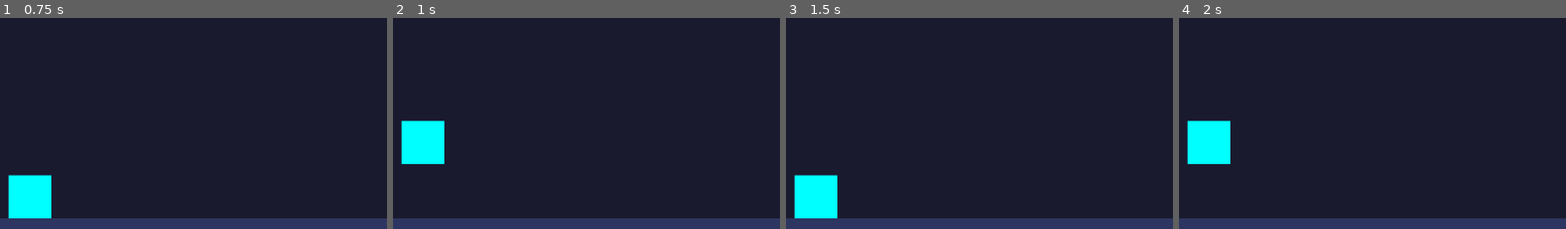
Above: before the commit, frames 1-4 (left to right).
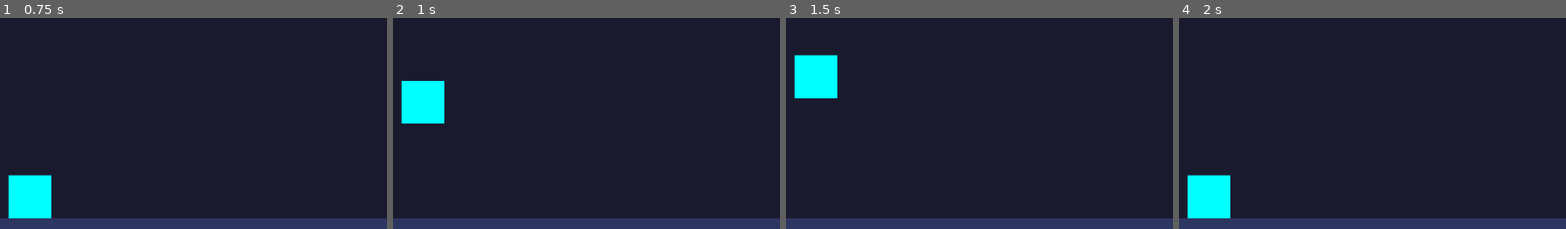
Above: after the commit, the same moments.

Repository: Frostist/AE-Dungeon
Game: Godot game, scene res://main.tscn
Two runs of this game, one before a commit and one after it. Both use one fixed random seed, a clock stepped at 60 frames per second and the inputs below.
Inputs:
- Up to frame 1 (0.75 s): tap Enter at 0.5 s
- Up to frame 2 (1 s): tap Space (jump) at 0.77 s
- Up to frame 3 (1.5 s): no input
- Up to frame 4 (2 s): tap Space (jump) at 1.52 s
The pictures show only the part of the screen within x 16-66%, y 42-92%; the shares and areas given below are measured in that part.

Frame 1 is identical in both runs. In frame 2, 4.3% of the frame differs, in the area x 2-14%, y 29-70%; in frame 3, 4.7%; in frame 4, 4.7%, in the area x 2-14%, y 48-95%.

Commit message:
Added Docs

Diff:
--- a/player.gd
+++ b/player.gd
@@ -1,7 +1,7 @@
 extends CharacterBody2D
 
 const GRAVITY: float = 1800.0
-const JUMP_VELOCITY: float = -600.0
+const JUMP_VELOCITY: float = -900.0
 
 func _ready() -> void:
 	add_to_group("player")
--- a/project.godot
+++ b/project.godot
@@ -35,3 +35,4 @@
 
 rendering_device/driver.windows="d3d12"
 renderer/rendering_method="mobile"
+textures/vram_compression/import_etc2_astc=true
Not shown, added: export_presets.cfg
Not shown, added: CLAUDE.md
